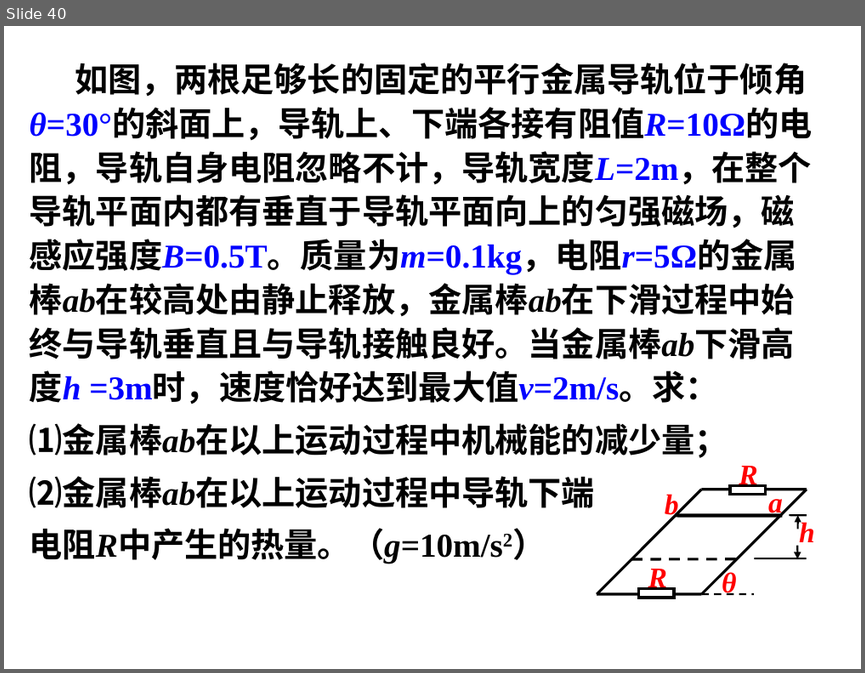
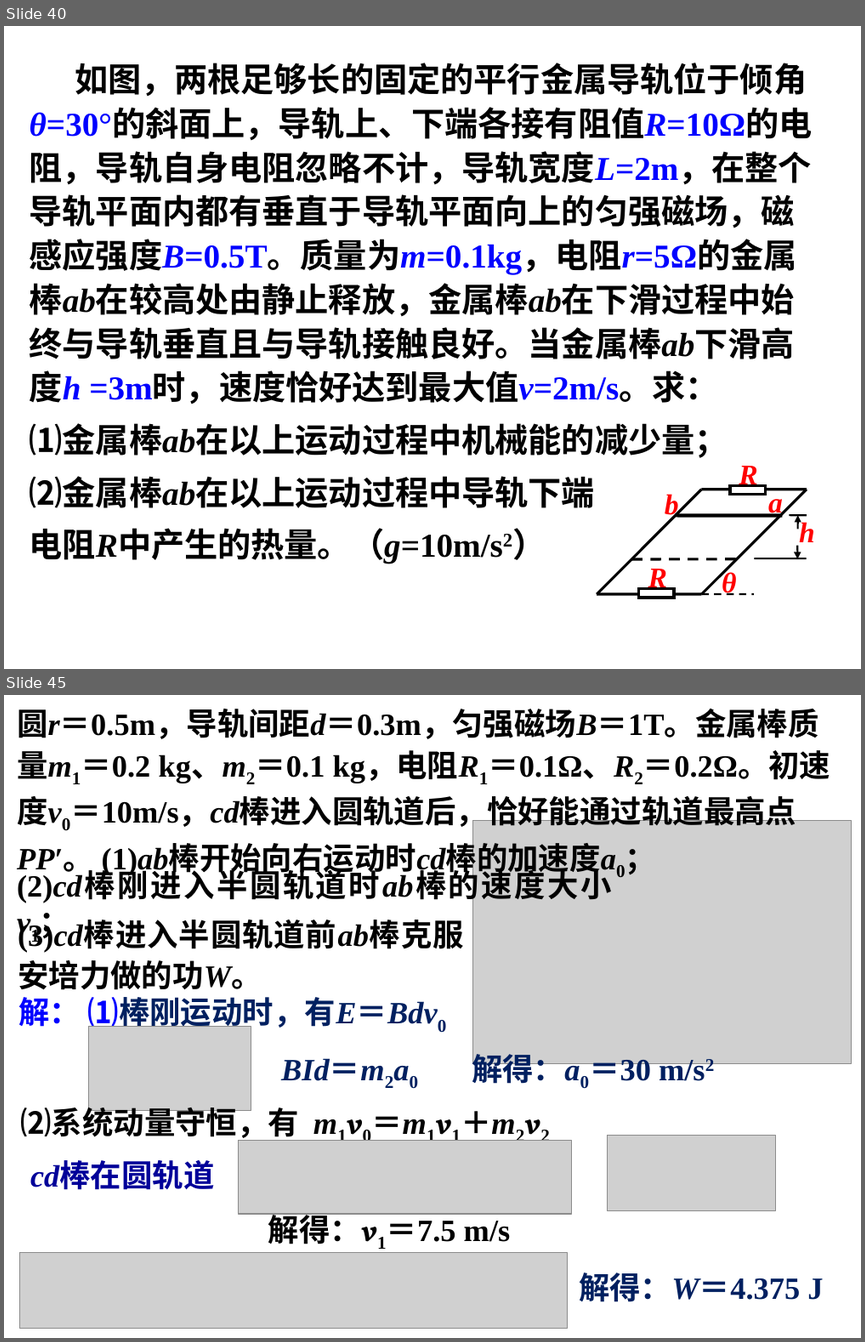
Before and after one commit to saddestboy/wuli2, a slide deck: 4.5A电磁感应问题的综合应用/习题课 电磁感应规律的综合应用.ppt. Shown one above the other, each under a label of ours: slide 40 before the commit, slides 40 and 45 after it; the slides between them are not shown. The pictures are 865x673 and 865x1342 pixels, drawn with LibreOffice and Linux fonts; fonts in the diff are those of the drawing; grey boxes stand for pictures. Boxes give left, top, right and bottom in pixels: in the first picture for what was removed or moved away, otherwise in the second. Text is boxed around its words. In the diff, an @@ line names an element or a change of style, - is before the commit and + after.

```diff
--- a/4.5A电磁感应问题的综合应用/习题课 电磁感应规律的综合应用.ppt
+++ b/4.5A电磁感应问题的综合应用/习题课 电磁感应规律的综合应用.ppt
@@ slide 45 added at (x1=4, y1=695, x2=861, y2=1338), background #FFFFFF @@
@@ text added at (x1=17, y1=709, x2=830, y2=875), 26 pt, text #000000, bold @@
+圆r＝0.5m，导轨间距d＝0.3m，匀强磁场B＝1T。金属棒质量m1＝0.2 kg、m2＝0.1 kg，电阻R1＝0.1Ω、R2＝0.2Ω。初速度v0＝10m/s，cd棒进入圆轨道后，恰好能通过轨道最高点PP′。 (1)ab棒开始向右运动时cd棒的加速度a0；
@@ picture added at (x1=472, y1=821, x2=851, y2=1063) @@
@@ text added at (x1=17, y1=873, x2=612, y2=902), 26 pt, text #000000, bold @@
+(2)cd棒刚进入半圆轨道时ab棒的速度大小v1；
@@ text added at (x1=18, y1=922, x2=464, y2=990), 26 pt, text #000000, bold @@
+(3)cd棒进入半圆轨道前ab棒克服安培力做的功W。
@@ text added at (x1=19, y1=997, x2=438, y2=1032), 26 pt, text #002060, bold @@
+解： ⑴棒刚运动时，有E＝Bdv0
@@ picture added at (x1=88, y1=1027, x2=250, y2=1111) @@
@@ text added at (x1=281, y1=1049, x2=705, y2=1089), 26 pt, text #002060, bold @@
+BId＝m2a0 解得：a0＝30 m/s2
@@ text added at (x1=20, y1=1102, x2=299, y2=1142), 26 pt, text #000000, bold @@
+⑵系统动量守恒，有 m1v0＝m1v1＋m2v2
@@ picture added at (x1=239, y1=1140, x2=571, y2=1213) @@
@@ picture added at (x1=608, y1=1135, x2=775, y2=1211) @@
@@ text added at (x1=30, y1=1163, x2=214, y2=1192), 26 pt, text #000099, bold @@
+cd棒在圆轨道
@@ text added at (x1=268, y1=1209, x2=511, y2=1244), 26 pt, text #000000, bold @@
+解得：v1＝7.5 m/s
@@ picture added at (x1=19, y1=1252, x2=567, y2=1328) @@
@@ text added at (x1=579, y1=1272, x2=823, y2=1302), 26 pt, text #002060, bold @@
+解得：W＝4.375 J
```
Also in this commit, not shown: 6 slides changed, 3 other slides added, 4 other files.
